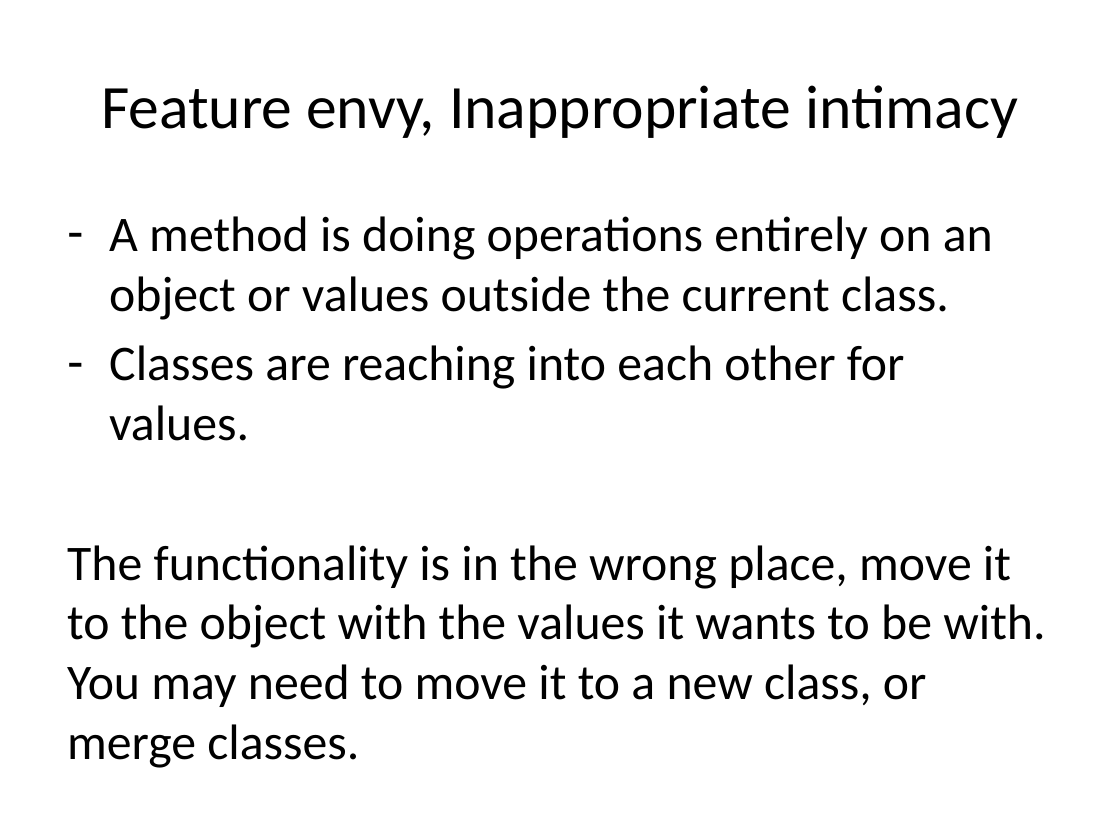
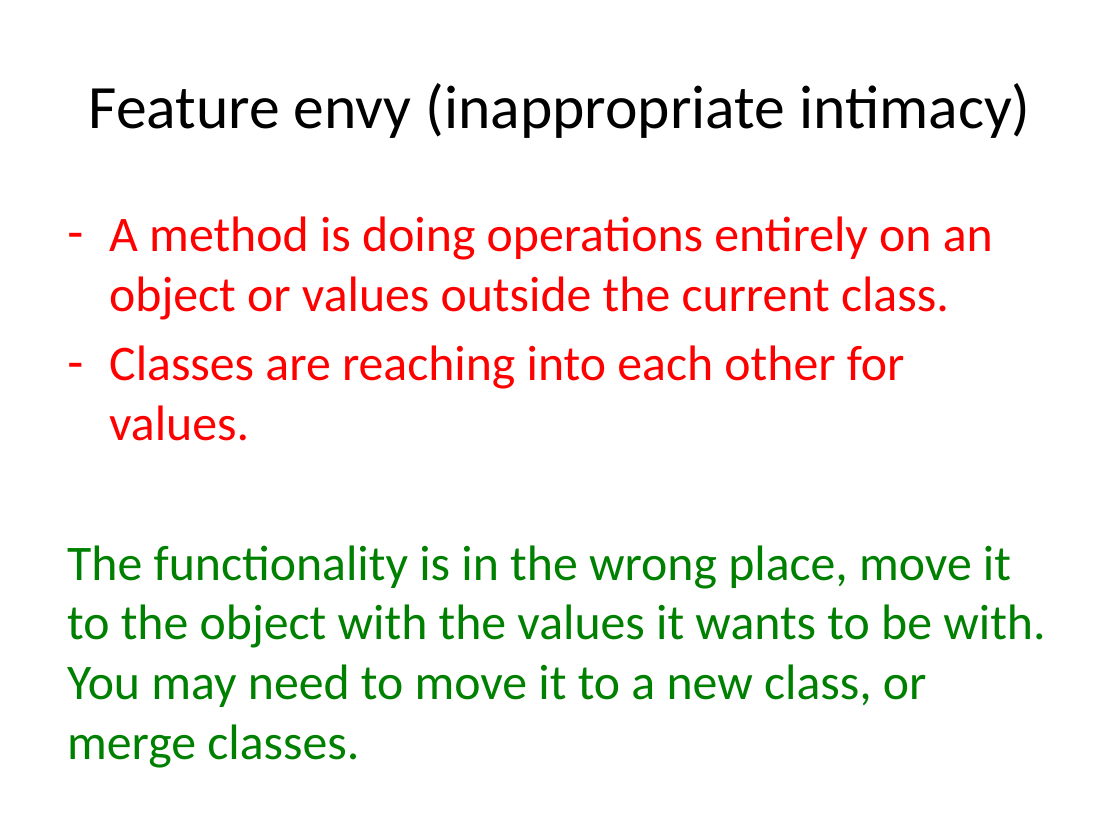
Before and after one commit to nerdschoolbergen/code-smells, a slide deck: slide 11 of code_smells.pptx. Drawn at 1120x840 pixels with LibreOffice and Linux fonts; fonts in the diff are those of the drawing. Boxes give left, top, right and bottom in pixels: in the first picture for what was removed or moved away, otherwise in the second. Text is boxed around its words. In the diff, an @@ line names an element or a change of style, - is before the commit and + after.

```diff
--- a/code_smells.pptx
+++ b/code_smells.pptx
@@ title at bbox=[89, 83, 1030, 138]: text changed @@
-Feature envy, Inappropriate intimacy
+Feature envy (inappropriate intimacy)
@@ text "A method is doing operations ..." at bbox=[67, 216, 1045, 768]: text colour #000000 to #FF0000 in "A method is doing operations entirely on ...", "Classes are reaching into each other for ..."; text colour #000000 to #008000 in "The functionality is in the wrong place, ..." @@
```
Also in this commit, not shown: 10 other slides changed, 2 slides added, 1 slide removed, 1 other file.
